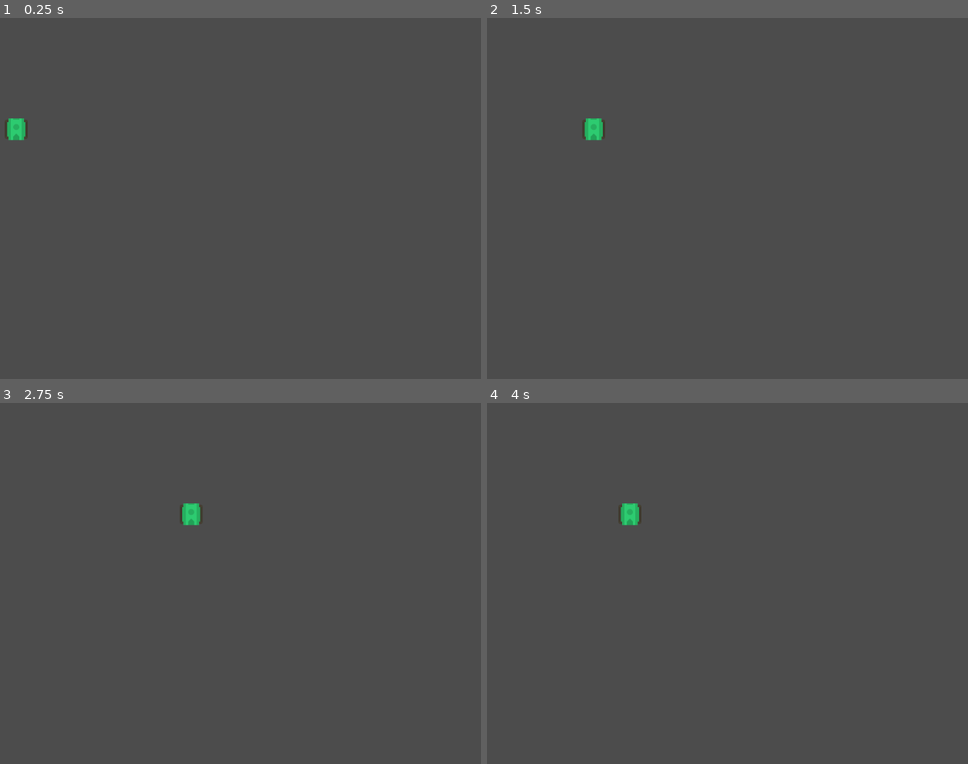
Above: before the commit, frames 1-4 (two rows, left to right).
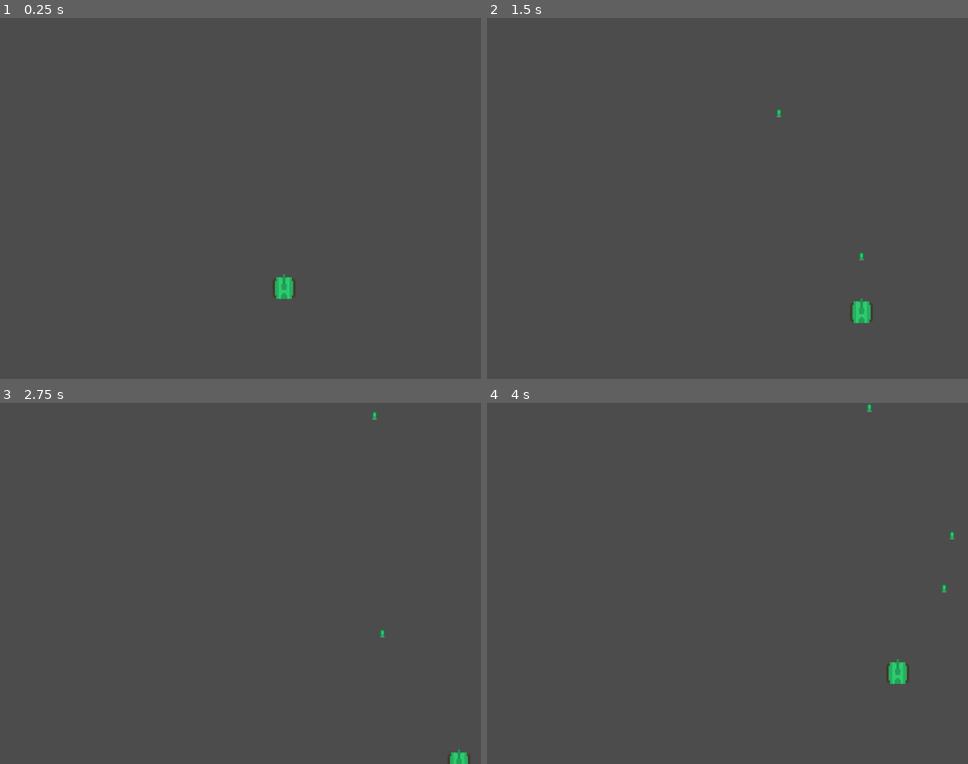
Above: after the commit, the same moments.

Repository: antonioaugustoalves/rogue-tankv2
Game: Godot game, scene res://scenes/Test.tscn
Same seed, same stepped clock (60 frames per second), same inputs: the game is played once before the commit and once after it.
Inputs:
- Up to frame 1 (0.25 s): no input
- Up to frame 2 (1.5 s): tap Enter at 0.5 s; hold Right (ui_right) 0.53-1.28 s; tap Ctrl (ui_shot, bound only after the commit) at 0.6, 1.35 s; hold Down (ui_down) from 1.28 s (still down)
- Up to frame 3 (2.75 s): release Down (ui_down) at 2.03 s; hold Right (ui_right) from 2.03 s (still down); tap Ctrl (ui_shot, bound only after the commit) at 2.1 s
- Up to frame 4 (4 s): release Right (ui_right) at 2.78 s; hold Up (ui_up) 2.78-3.53 s; tap Ctrl (ui_shot, bound only after the commit) at 2.85, 3.6 s; hold Left (ui_left) from 3.53 s (still down)

The runs differ from the first frame. In frame 1, 0.5% of the frame differs, in the area x 0-62%, y 27-78%; in frame 2, 0.6%; in frame 3, 0.4%; in frame 4, 0.6%, in the area x 27-98%, y 0-78%.

Commit message:
Aula do dia 11

Diff:
--- a/project.godot
+++ b/project.godot
@@ -18,6 +18,15 @@
 
 common/drop_mouse_on_gui_input_disabled=true
 
+[input]
+
+ui_shot={
+"deadzone": 0.5,
+"events": [ Object(InputEventKey,"resource_local_to_scene":false,"resource_name":"","device":0,"alt":false,"shift":false,"control":false,"meta":false,"command":false,"pressed":false,"scancode":16777238,"physical_scancode":0,"unicode":0,"echo":false,"script":null)
+, Object(InputEventKey,"resource_local_to_scene":false,"resource_name":"","device":0,"alt":false,"shift":false,"control":false,"meta":false,"command":false,"pressed":false,"scancode":32,"physical_scancode":0,"unicode":0,"echo":false,"script":null)
+ ]
+}
+
 [physics]
 
 common/enable_pause_aware_picking=true
--- /dev/null
+++ b/scenes/Bullet.tscn
@@ -0,0 +1,23 @@
+[gd_scene load_steps=4 format=2]
+
+[ext_resource path="res://sprites/bulletGreen1_outline.png" type="Texture" id=1]
+[ext_resource path="res://scripts/Bullet.gd" type="Script" id=2]
+
+[sub_resource type="CapsuleShape2D" id=1]
+radius = 4.0
+height = 6.0
+
+[node name="Bullet" type="Area2D" groups=["cannon_bullets"]]
+script = ExtResource( 2 )
+
+[node name="sprite" type="Sprite" parent="."]
+texture = ExtResource( 1 )
+
+[node name="CollisionShape2D" type="CollisionShape2D" parent="."]
+shape = SubResource( 1 )
+
+[node name="Notifier" type="VisibilityNotifier2D" parent="."]
+position = Vector2( 5.96046e-08, -1.42109e-14 )
+scale = Vector2( 0.4, 0.7 )
+
+[connection signal="screen_exited" from="Notifier" to="." method="_on_Notifier_screen_exited"]
--- a/scenes/Tank.tscn
+++ b/scenes/Tank.tscn
@@ -1,7 +1,8 @@
-[gd_scene load_steps=3 format=2]
+[gd_scene load_steps=4 format=2]
 
 [ext_resource path="res://sprites/tankBody_green.png" type="Texture" id=1]
 [ext_resource path="res://scripts/Tank.gd" type="Script" id=2]
+[ext_resource path="res://sprites/tankGreen_barrel2.png" type="Texture" id=3]
 
 [node name="Tank" type="KinematicBody2D"]
 script = ExtResource( 2 )
@@ -11,3 +12,12 @@
 
 [node name="sprite" type="Sprite" parent="."]
 texture = ExtResource( 1 )
+
+[node name="Barrel" type="Node2D" parent="."]
+
+[node name="sprite" type="Sprite" parent="Barrel"]
+texture = ExtResource( 3 )
+offset = Vector2( 0, -10 )
+
+[node name="Muzzle" type="Position2D" parent="Barrel"]
+position = Vector2( 0, -31 )
--- a/scenes/Test.tscn
+++ b/scenes/Test.tscn
@@ -5,4 +5,4 @@
 [node name="Test" type="Node"]
 
 [node name="Tank" parent="." instance=ExtResource( 1 )]
-position = Vector2( 82, 185 )
+position = Vector2( 526, 449 )
--- /dev/null
+++ b/scripts/Bullet.gd
@@ -0,0 +1,16 @@
+extends Area2D
+
+var dir = Vector2(0, -1)
+var vel = 300 # px/s
+
+func _ready():
+	pass
+
+
+# Called every frame. 'delta' is the elapsed time since the previous frame.
+func _process(delta):
+	translate(dir * delta * vel)
+
+func _on_Notifier_screen_exited():
+	print("Sai da tela")
+	queue_free()
--- a/scripts/Tank.gd
+++ b/scripts/Tank.gd
@@ -2,6 +2,8 @@
 
 var speed = 200 # Quantos pixels por segundo
 
+#Criando os disparos dinamicamente
+var pre_bulllet = preload("res://scenes/Bullet.tscn")
 # Called when the node enters the scene tree for the first time.
 func _ready():
 	pass # Replace with function body.
@@ -9,7 +11,24 @@
 
 # Called every frame. 'delta' is the elapsed time since the previous frame.
 func _process(delta):
+	var dir_x = 0
+	var dir_y = 0
 	if Input.is_action_pressed("ui_right"):
-		translate(Vector2(1, 0) * delta * speed)
+		dir_x +=1
 	if Input.is_action_pressed("ui_left"):
-		translate(Vector2(-1, 0) * delta * speed)
+		dir_x -=1
+	if Input.is_action_pressed("ui_up"):
+		dir_y -= 1
+	if Input.is_action_pressed("ui_down"):
+		dir_y += 1
+	if Input.is_action_just_pressed("ui_shot"):
+		print("Bang!")
+		# Contando quantos tiros tem em um grupo
+		var counter = get_tree().get_nodes_in_group("cannon_bullets").size()
+		if counter < 6:
+			var bullet = pre_bulllet.instance()
+			bullet.global_position = $Barrel/Muzzle.global_position
+			get_parent().add_child(bullet)
+
+	translate(Vector2(dir_x, dir_y) * delta * speed)
+	# próxima aula a partir do video 15.11
